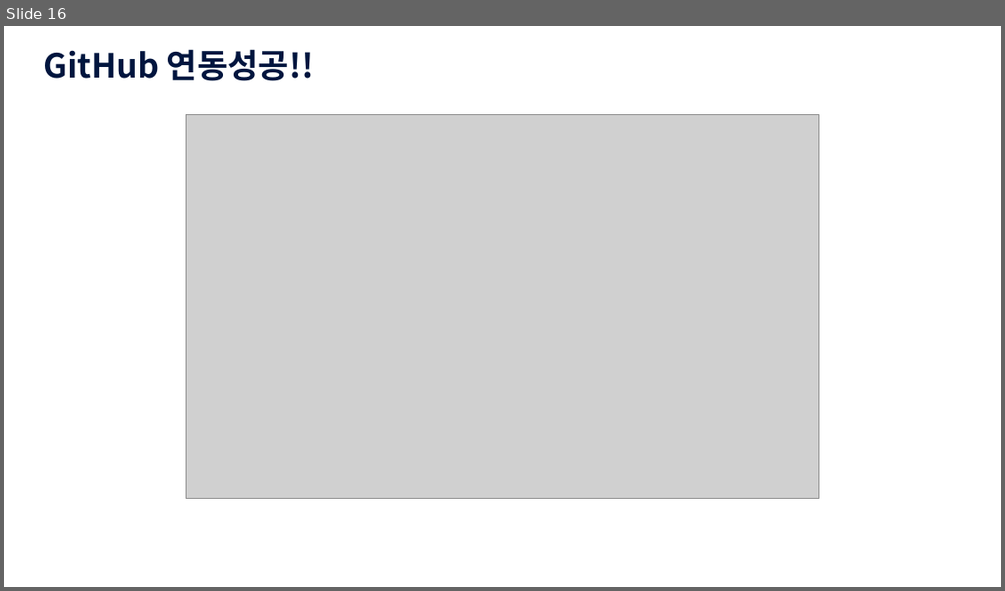
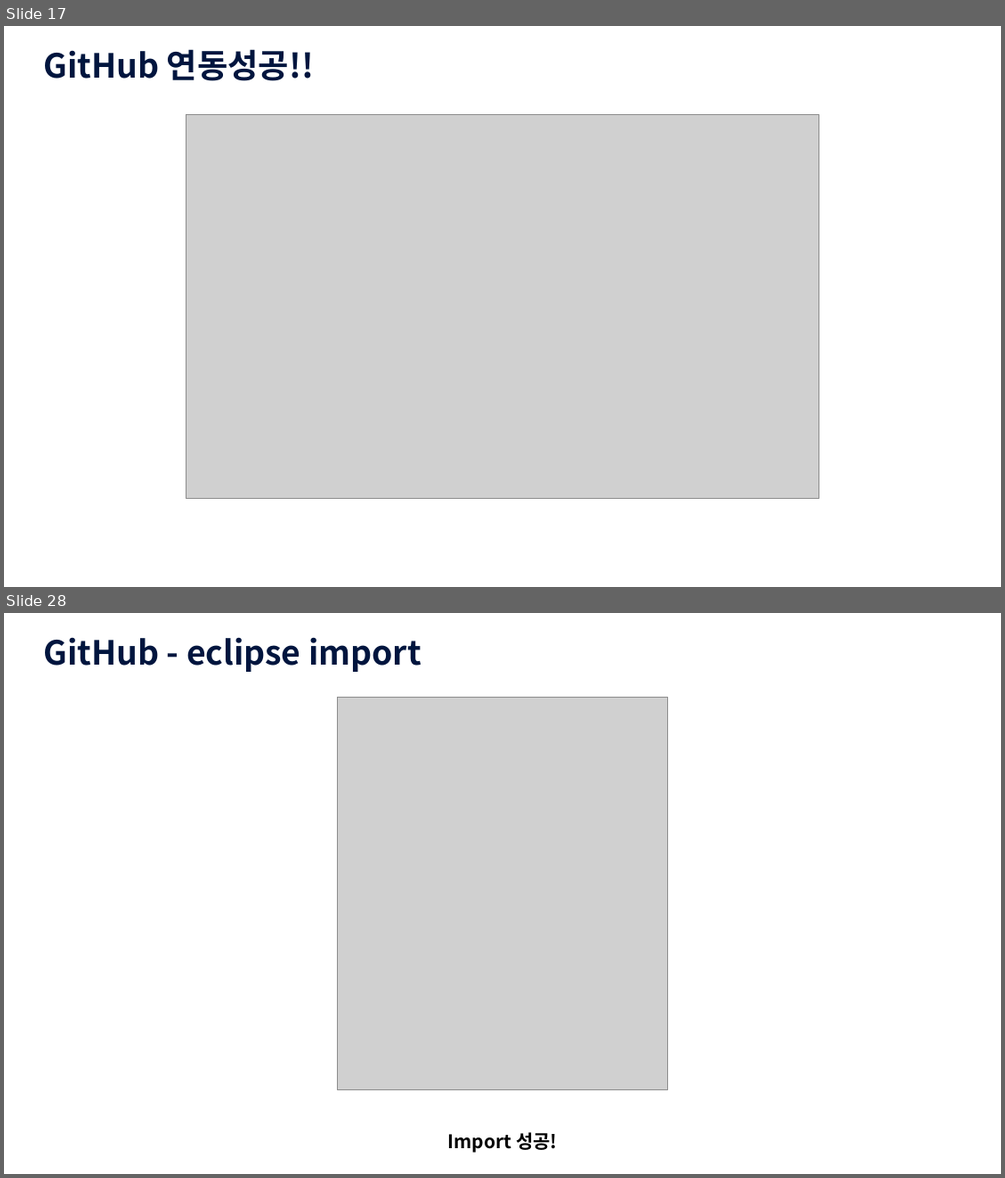
Before and after one commit to dobby2024/JavaSEW, a slide deck: src/JAVA_GitHub연동.pptx. Shown one above the other, each under a label of ours: slide 16 before the commit, slides 17 and 28 after it; the slides between them are not shown. The pictures are 1005x591 and 1005x1178 pixels, drawn with LibreOffice and Linux fonts; fonts in the diff are those of the drawing; grey boxes stand for pictures; background and template pictures are left out. Boxes give left, top, right and bottom in pixels: in the first picture for what was removed or moved away, otherwise in the second. Text is boxed around its words. In the diff, an @@ line names an element or a change of style, - is before the commit and + after.

```diff
--- a/src/JAVA_GitHub연동.pptx
+++ b/src/JAVA_GitHub연동.pptx
@@ slide 28 added at (4,613,1001,1174), background picture (left out) @@
@@ text added at (43,637,421,672), 32 pt, text #00153E, bold @@
+GitHub - eclipse import
@@ picture added at (338,698,667,1089) @@
@@ text added at (447,1132,557,1152), 18 pt, text #000000, bold @@
+Import 성공!
@@ what was slide 16 is now slide 17 @@
```
Also in this commit, not shown: 11 other slides added.
